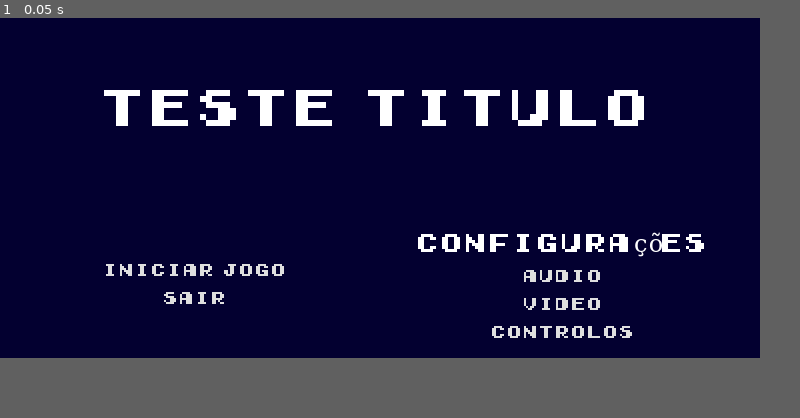
Above: before the commit, frame 1.
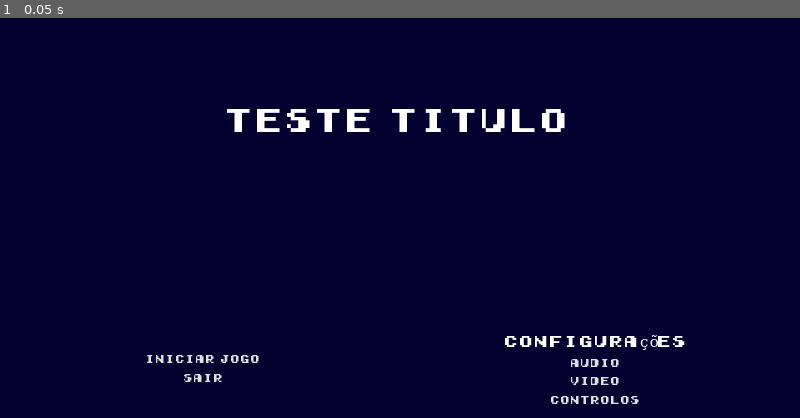
Above: after the commit, the same moment.

Repository: Z3BINI/fnac-project
Game: Godot game, scene res://scenes/UI/menus/main_menu.tscn
The game is run twice, just before and just after one commit, with the same random seed, the same clock (stepped at 60 frames per second) and the same inputs. The project has no main scene, so this scene is started directly.
Inputs:
- Up to frame 1 (0.05 s): no input
In our replay, the window is 760x340 before the commit and 800x400 after it. These sizes can differ from the game's own. Grey fills any space a smaller window leaves; there, only what the larger window draws over its background counts as a difference.

The runs differ from the first frame. In frame 1, 5.3% of the frame differs, in the area x 13-88%, y 18-97%.

Commit message:
Fixed viewport for bigger player size
And moved UI accordingly

Diff:
--- a/project.godot
+++ b/project.godot
@@ -16,8 +16,8 @@
 
 [display]
 
-window/size/viewport_width=380
-window/size/viewport_height=170
+window/size/viewport_width=640
+window/size/viewport_height=320
 window/size/window_width_override=960
 window/size/window_height_override=540
 window/stretch/mode="canvas_items"
--- a/scenes/UI/hud.tscn
+++ b/scenes/UI/hud.tscn
@@ -8,26 +8,18 @@
 
 [node name="Health" type="ProgressBar" parent="."]
 modulate = Color(1, 0, 0, 1)
-anchors_preset = 2
-anchor_top = 1.0
-anchor_bottom = 1.0
-offset_left = 2.0
-offset_top = -167.0
-offset_right = 81.0
-offset_bottom = -161.0
-grow_vertical = 0
+offset_left = 5.0
+offset_top = 6.0
+offset_right = 155.0
+offset_bottom = 19.0
 show_percentage = false
 
 [node name="Stamina" type="ProgressBar" parent="."]
 modulate = Color(0, 1, 0, 1)
-anchors_preset = 2
-anchor_top = 1.0
-anchor_bottom = 1.0
-offset_left = 2.0
-offset_top = -159.0
-offset_right = 47.0
-offset_bottom = -155.0
-grow_vertical = 0
+offset_left = 5.0
+offset_top = 21.0
+offset_right = 119.0
+offset_bottom = 31.0
 show_percentage = false
 
 [node name="SpellBar" parent="." instance=ExtResource("2_xbtl6")]
